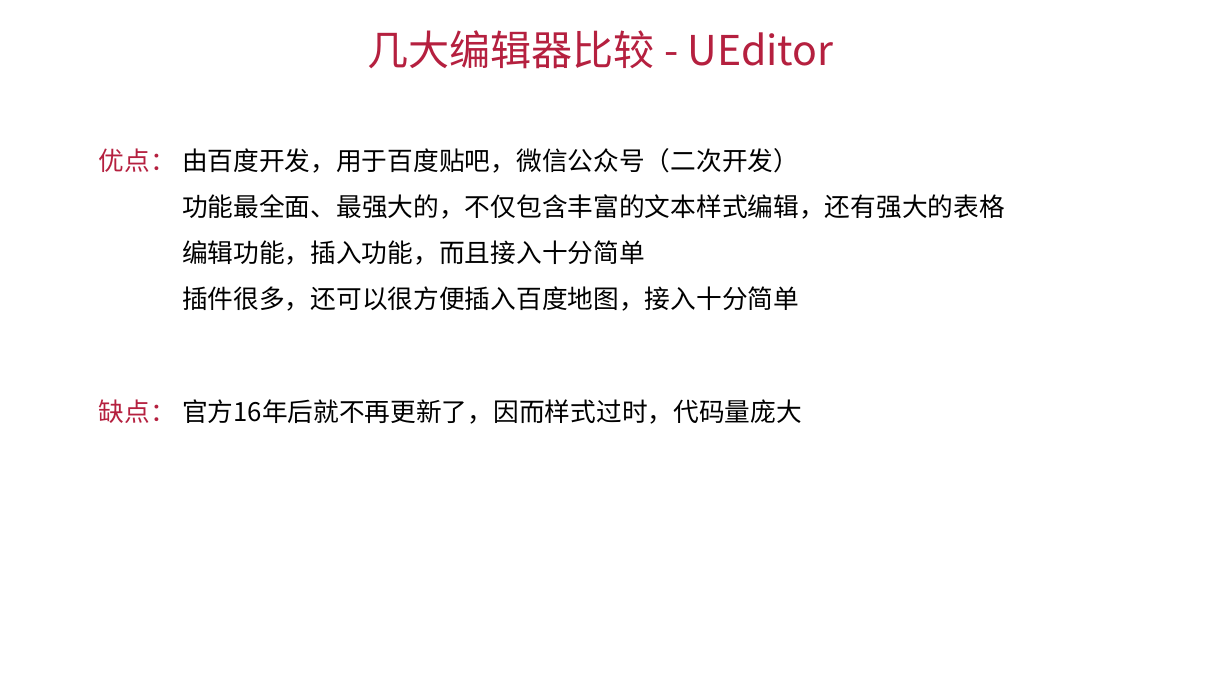
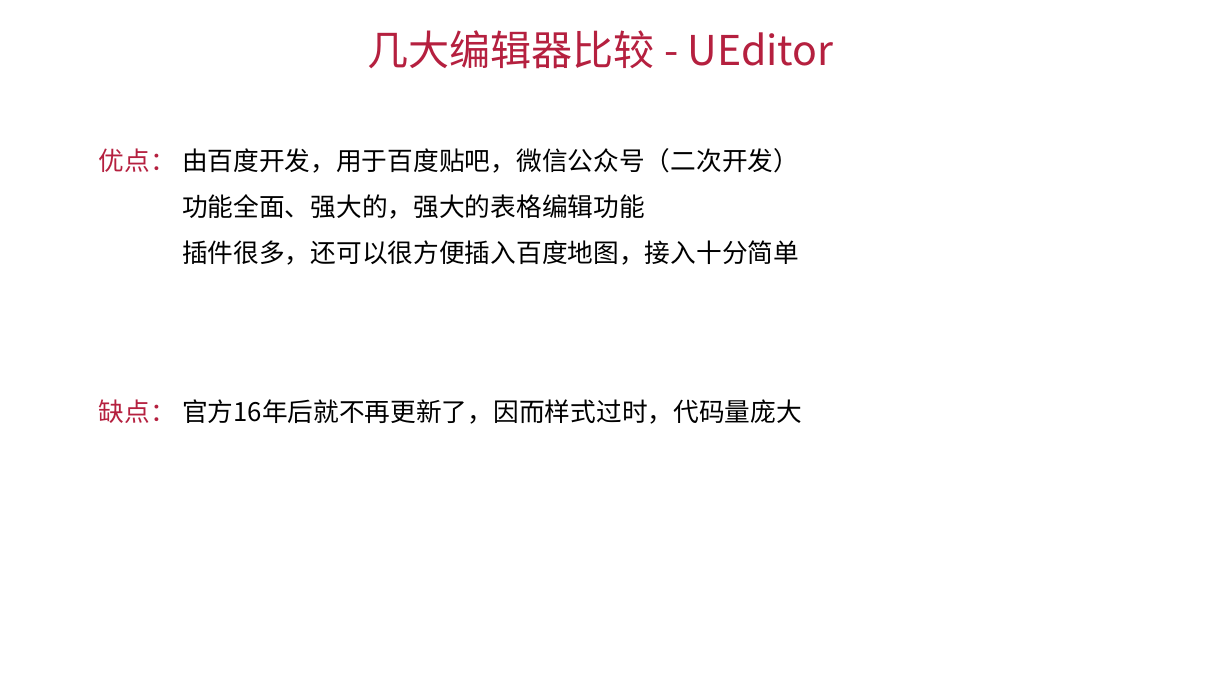
Before and after one commit to LINZJAI/editor-demo, a slide deck: slide 12 of 富文本编辑器初探(1)/富文本编辑器初探(1).pptx. Drawn at 1232x693 pixels with LibreOffice and Linux fonts; fonts in the diff are those of the drawing. Boxes give left, top, right and bottom in pixels: in the first picture for what was removed or moved away, otherwise in the second. Text is boxed around its words. In the diff, an @@ line names an element or a change of style, - is before the commit and + after.

```diff
--- a/富文本编辑器初探(1)/富文本编辑器初探(1).pptx
+++ b/富文本编辑器初探(1)/富文本编辑器初探(1).pptx
@@ text at (x1=182, y1=194, x2=645, y2=219): text changed @@
-功能最全面、最强大的，不仅包含丰富的文本样式编辑，还有强大的表格编辑功能，插入功能，而且接入十分简单
+功能全面、强大的，强大的表格编辑功能
```
Also in this commit, not shown: 16 other slides changed, 1 slide added, 2 other files.
